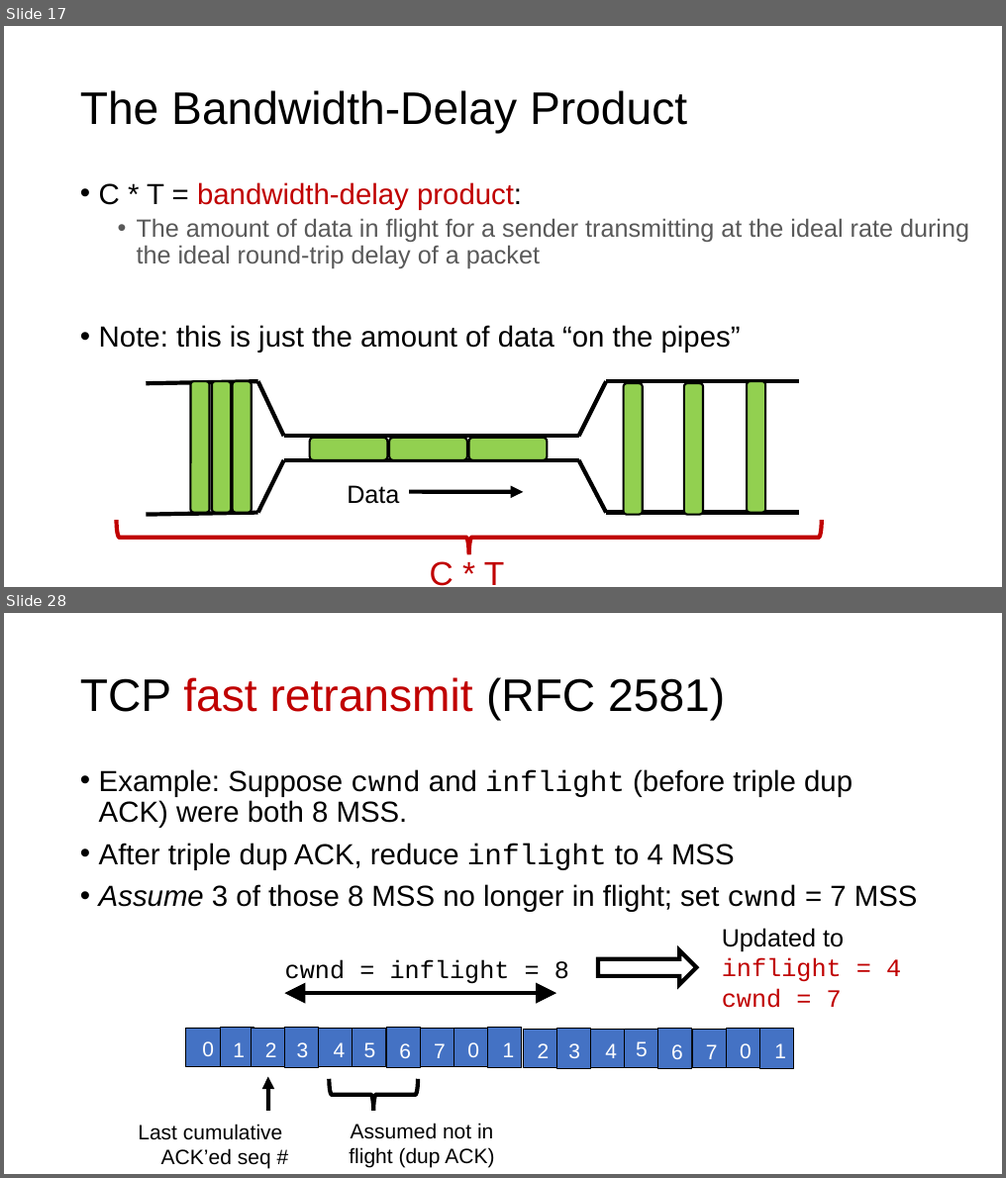
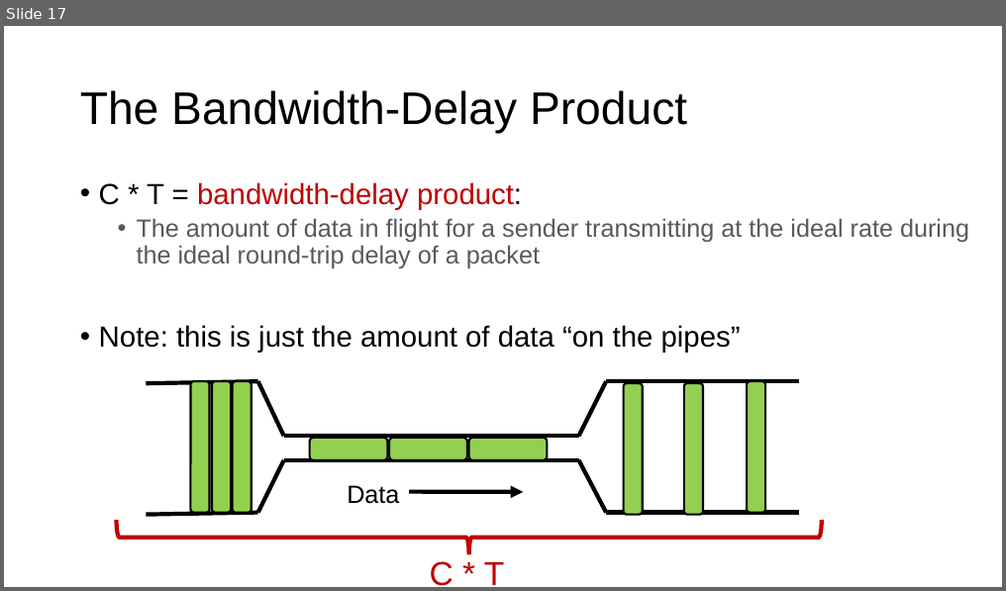
Before and after one commit to ngsrinivas/coursegen, a slide deck: ex/352-F24/staging/352-F24/lectures/18-tp-congestioncontrol-2.pptx. Shown one above the other, each under a label of ours: slides 17 and 28 before the commit, slide 17 after it; the slides between them are not shown. The pictures are 1006x1178 and 1006x591 pixels, drawn with LibreOffice and Linux fonts; fonts in the diff are those of the drawing. Boxes give left, top, right and bottom in pixels: in the first picture for what was removed or moved away, otherwise in the second. Text is boxed around its words. In the diff, an @@ line names an element or a change of style, - is before the commit and + after.

```diff
--- a/ex/352-F24/staging/352-F24/lectures/18-tp-congestioncontrol-2.pptx
+++ b/ex/352-F24/staging/352-F24/lectures/18-tp-congestioncontrol-2.pptx
@@ slide 28 removed at (x1=4, y1=613, x2=1002, y2=1174), background #FFFFFF @@
@@ title removed at (x1=80, y1=677, x2=725, y2=721) @@
-TCP fast retransmit (RFC 2581)
@@ text removed at (x1=99, y1=769, x2=918, y2=912) @@
-• Example: Suppose cwnd and inflight (before triple dup ACK) were both 8 MSS.
-• After triple dup ACK, reduce inflight to 4 MSS
-• Assume 3 of those 8 MSS no longer in flight; set cwnd = 7 MSS
@@ text removed at (x1=722, y1=928, x2=901, y2=1008) @@
-Updated to
-inflight = 4
-cwnd = 7
@@ text removed at (x1=285, y1=959, x2=569, y2=986) @@
-cwnd = inflight = 8
@@ right arrow removed at (x1=598, y1=951, x2=697, y2=984) @@
@@ double arrow removed from (285, 993) to (556, 993) @@
@@ group removed at (x1=186, y1=1028, x2=794, y2=1069): 18 rectangles, 18 texts @@
-0
-1
-2
-3
-4
-5
-6
-7
-1
-0
-5
-2
-3
-4
-6
-7
-1
-0
@@ arrow removed from (268, 1111) to (268, 1077) @@
@@ right brace removed at (x1=329, y1=1079, x2=418, y2=1111) @@
@@ text removed at (x1=138, y1=1124, x2=282, y2=1169) @@
-Last cumulative
-ACK’ed seq #
@@ text removed at (x1=349, y1=1123, x2=494, y2=1168) @@
-Assumed not in flight (dup ACK)
```
Also in this commit, not shown: 24 other slides removed, 3 other files.
